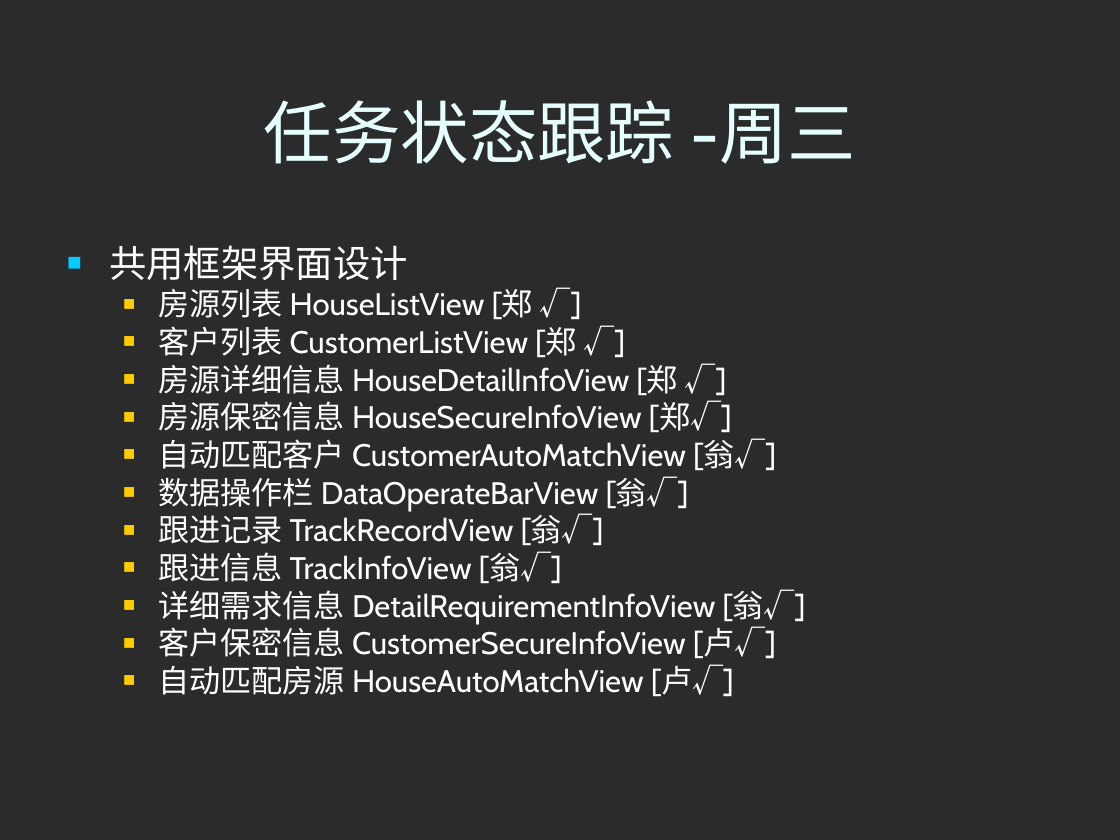
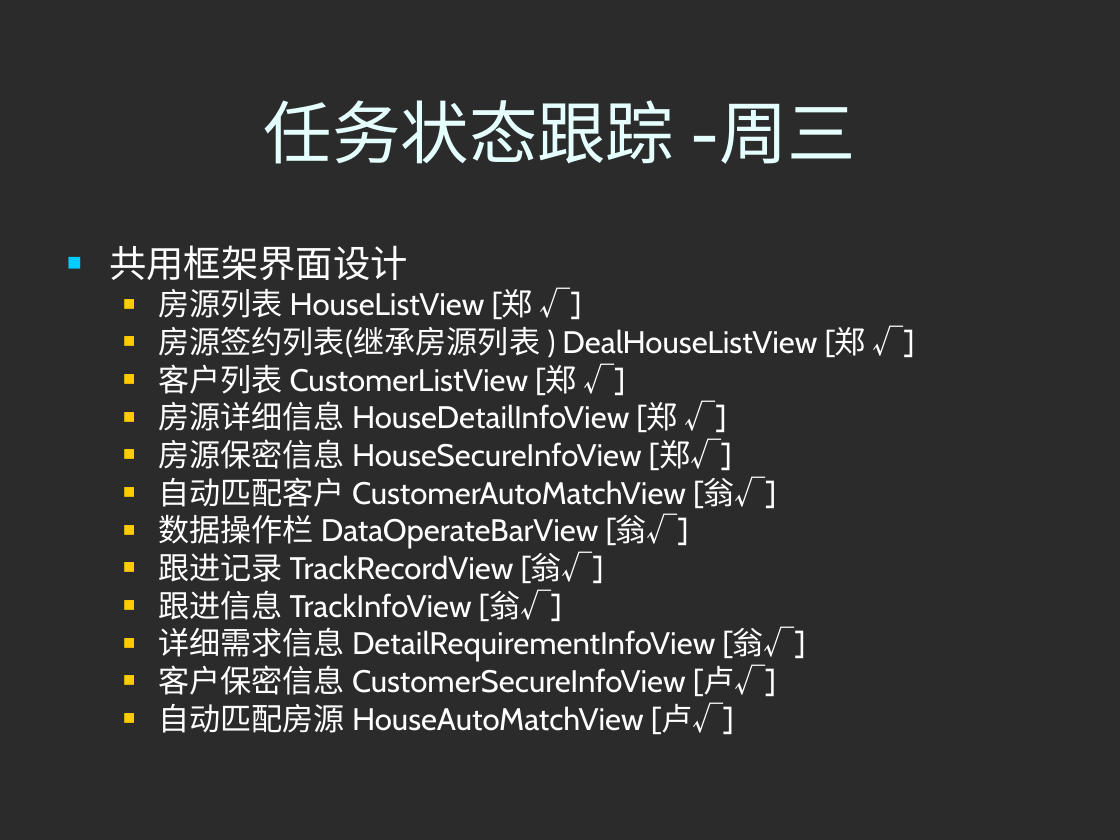
Before and after one commit to honj51/ideacode, a slide deck: slide 4 of doc/工作计划/2009Week34.ppt. Drawn at 1120x840 pixels with LibreOffice and Linux fonts; fonts in the diff are those of the drawing; background and template pictures are left out; a plain dark background stands for a picture behind light text. Boxes give left, top, right and bottom in pixels: in the first picture for what was removed or moved away, otherwise in the second. Text is boxed around its words. In the diff, an @@ line names an element or a change of style, - is before the commit and + after.

```diff
--- a/doc/工作计划/2009Week34.ppt
+++ b/doc/工作计划/2009Week34.ppt
@@ text at (x1=158, y1=327, x2=866, y2=358): paragraph added @@
+  ■ 房源签约列表(继承房源列表 ) DealHouseListView [郑 √]
```
Also in this commit, not shown: 3 other slides changed, 1 slide added.
